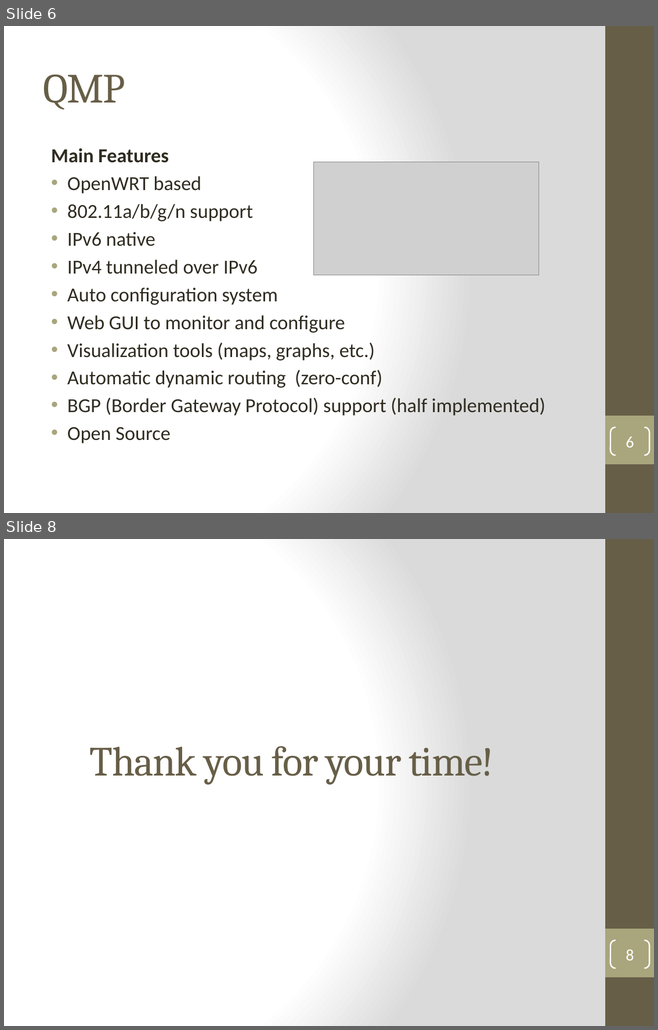
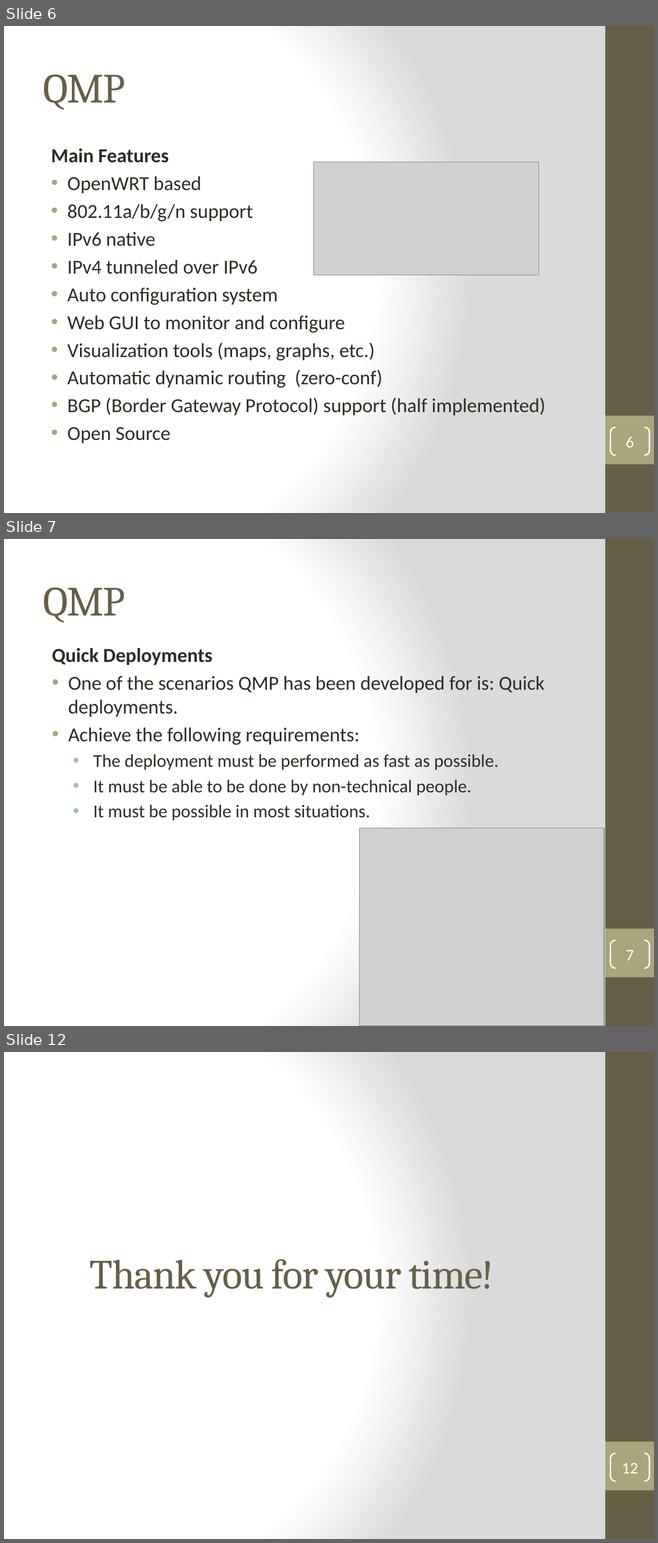
Before and after one commit to ferry91/MobileNode-TFG, a slide deck: Presentation-demo/MN_QMP_Demo.pptx. Shown one above the other, each under a label of ours: slides 6 and 8 before the commit, slides 6, 7 and 12 after it; the slides between them are not shown. The pictures are 658x1030 and 658x1543 pixels, drawn with LibreOffice and Linux fonts; fonts in the diff are those of the drawing; grey boxes stand for pictures. Boxes give left, top, right and bottom in pixels: in the first picture for what was removed or moved away, otherwise in the second. Text is boxed around its words. In the diff, an @@ line names an element or a change of style, - is before the commit and + after.

```diff
--- a/Presentation-demo/MN_QMP_Demo.pptx
+++ b/Presentation-demo/MN_QMP_Demo.pptx
@@ slide 7 added at (4, 539, 654, 1026), background gradient #FFFFFF to #DADADA; not listed: 2 template elements that a slide beside it also shows @@
@@ title added at (43, 587, 125, 623), 46 pt, text #675E47 @@
+QMP
@@ text added at (52, 648, 545, 820), 20 pt, text #2F2B20 @@
+Quick Deployments
+• One of the scenarios QMP has been developed for is: Quick deployments.
+• Achieve the following requirements:
+  • The deployment must be performed as fast as possible.
+  • It must be able to be done by non-technical people.
+  • It must be possible in most situations.
@@ picture added at (360, 828, 604, 1026) @@
@@ page number added at (610, 940, 649, 968), outline #FFFFFF 1.5 pt, 18 pt, text #FFFFFF @@
+7
@@ what was slide 8 is now slide 12 @@
@@ page number at (621, 1463, 637, 1474): text changed @@
-8
+12
```
Also in this commit, not shown: 1 slide changed, 4 other slides added, 1 slide removed, 1 other file.
